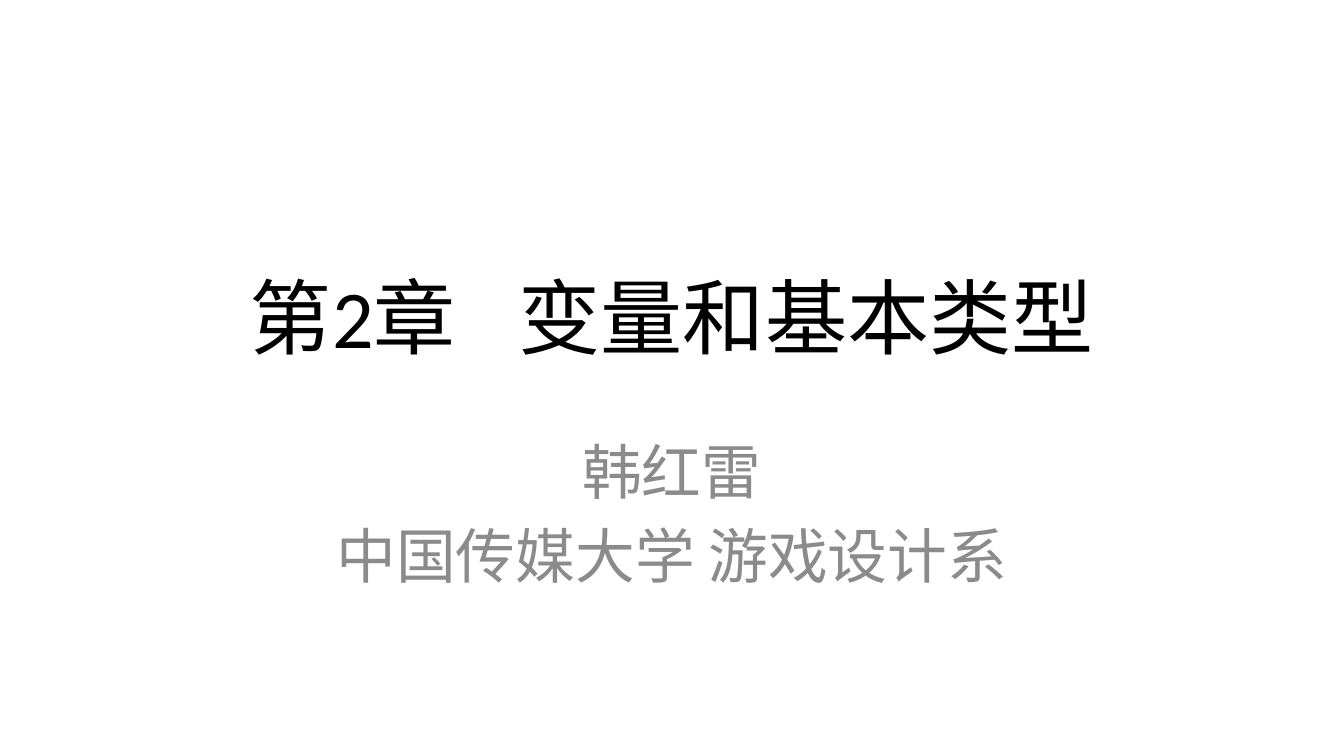
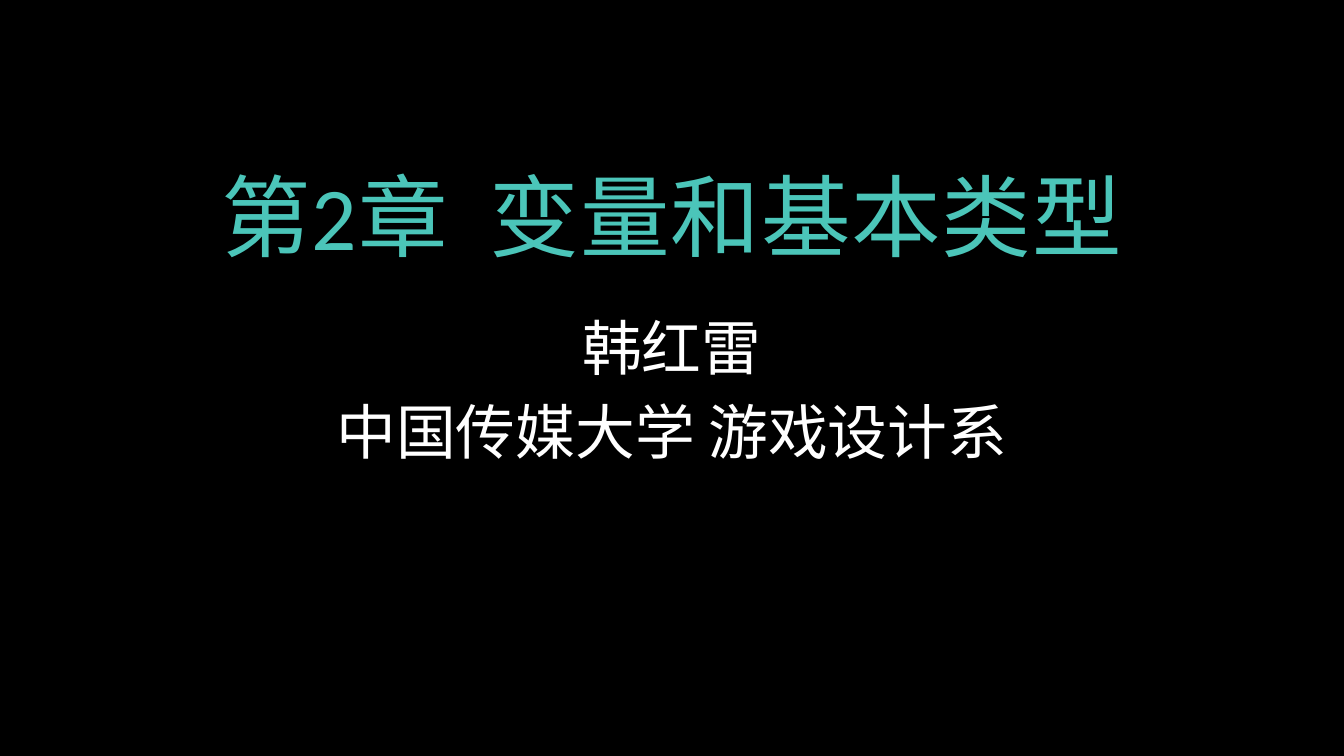
Before and after one commit to hanhonglei/Course_BasicGameProgramming, a slide deck: slide 1 of 第2章 变量和基本类型/第2章 变量和基本类型.pptx. Drawn at 1344x756 pixels with LibreOffice and Linux fonts; fonts in the diff are those of the drawing; background and template pictures are left out. Boxes give left, top, right and bottom in pixels: in the first picture for what was removed or moved away, otherwise in the second. Text is boxed around its words. In the diff, an @@ line names an element or a change of style, - is before the commit and + after.

```diff
--- a/第2章 变量和基本类型/第2章 变量和基本类型.pptx
+++ b/第2章 变量和基本类型/第2章 变量和基本类型.pptx
@@ background #FFFFFF to picture (left out) @@
@@ title "第2章 变量和基本类型": place and size @@
-title "第2章 变量和基本类型" at (250,278,1094,355)
+title "第2章 变量和基本类型" at (221,173,1122,258)
@@ title "第2章 变量和基本类型" at (221,173,1122,258): size 44 to 48 pt, text colour #000000 to #4BC5B9, letter spacing 0 to 0.5 pt @@
@@ subtitle "韩红雷": place and size @@
-subtitle "韩红雷" at (336,444,1007,583)
+subtitle "韩红雷" at (336,319,1007,459)
@@ subtitle "韩红雷" at (336,319,1007,459): font Calibri to Times New Roman, text colour #8C8C8C to #FFFFFF @@
```
Also in this commit, not shown: 1 other slide changed, 46 slides added, 1 other file.
